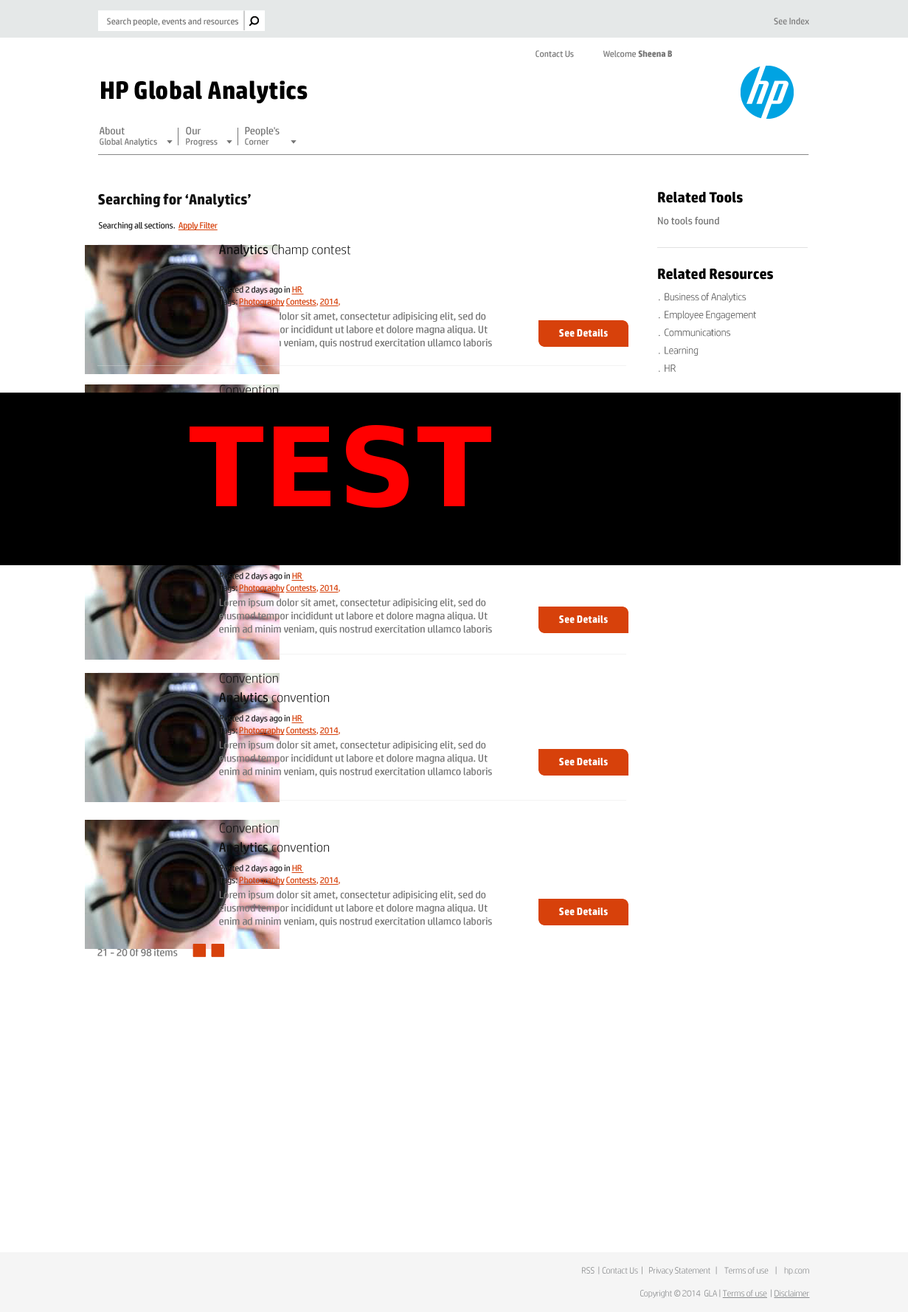
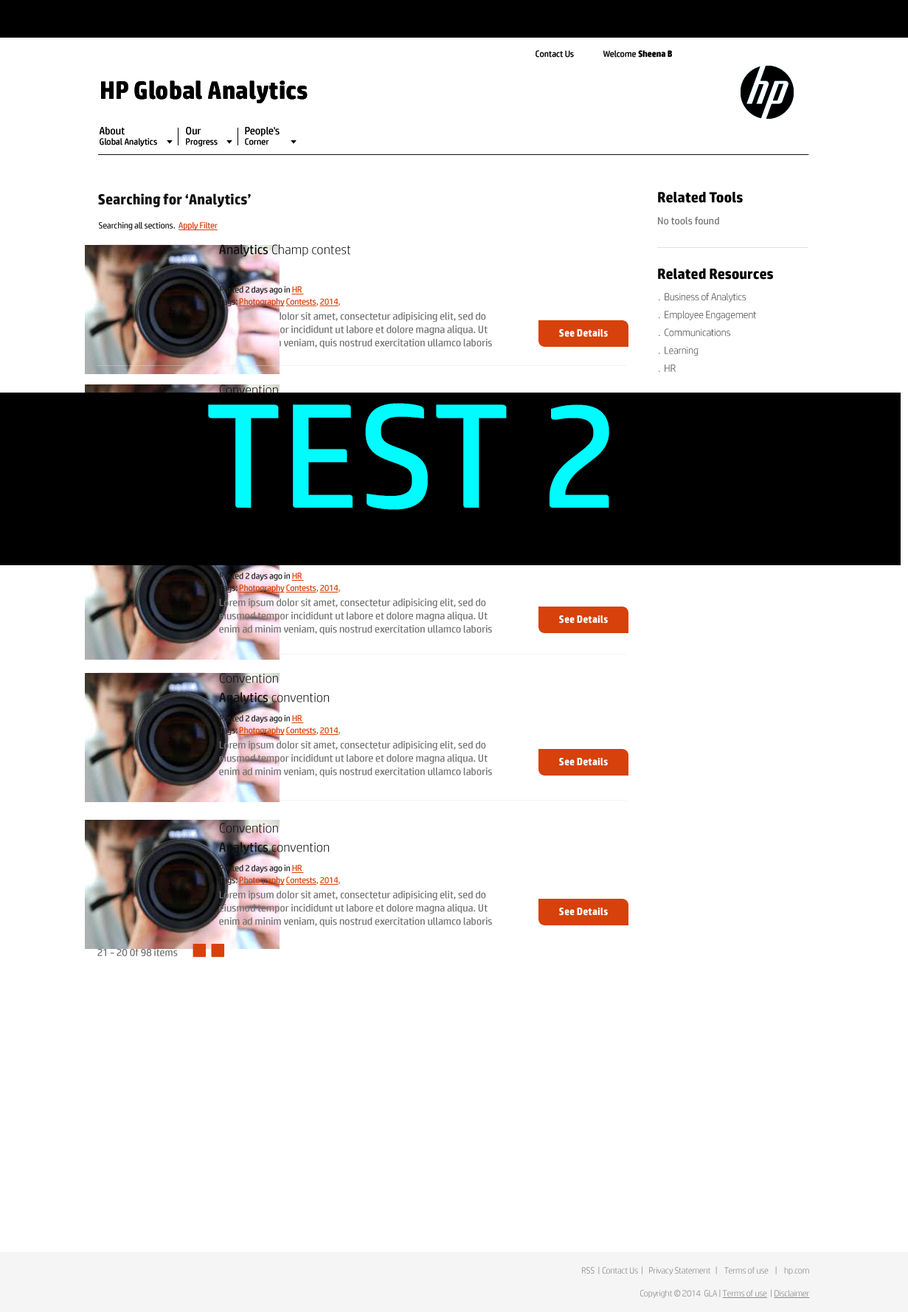
Two versions of the same layered image (908px x 1312px). Layer-by-layer changes:
added layer "TEST 2" above "header" over <box>208,402,610,510</box>
painted on "header" over <box>0,0,908,566</box>
